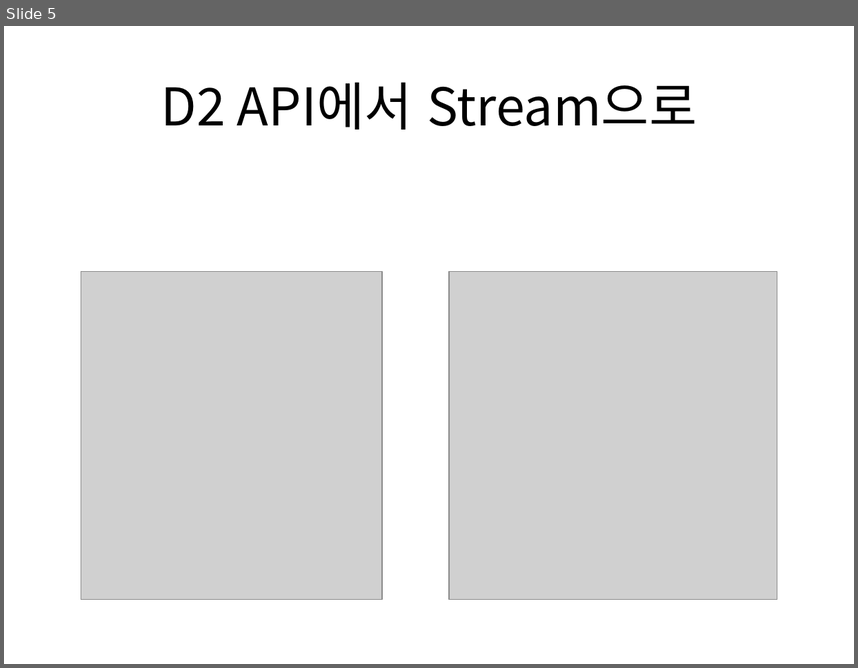
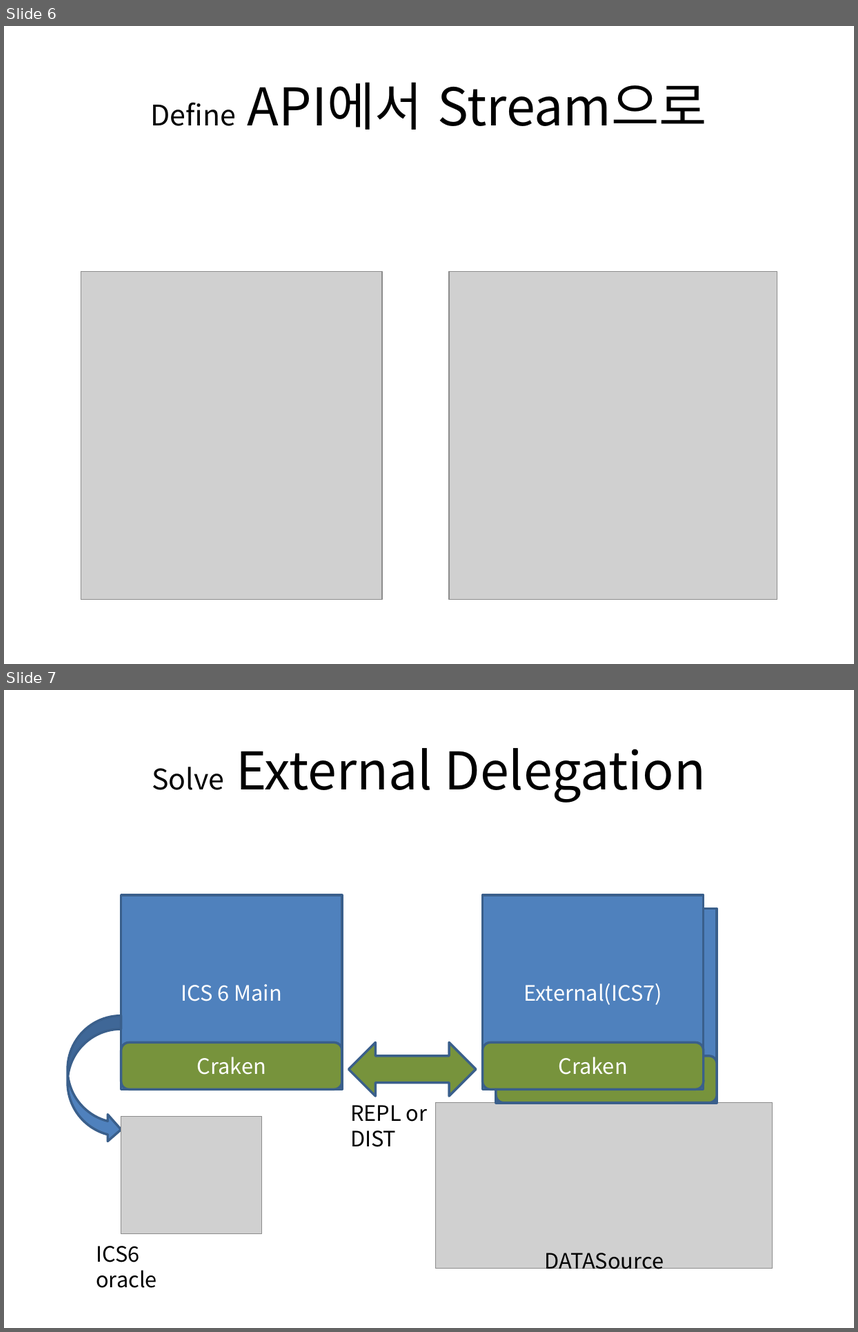
Before and after one commit to bleujin/external, a slide deck: resource/docs/first.pptx. Shown one above the other, each under a label of ours: slide 5 before the commit, slides 6 and 7 after it. The pictures are 858x668 and 858x1332 pixels, drawn with LibreOffice and Linux fonts; fonts in the diff are those of the drawing; grey boxes stand for pictures. Boxes give left, top, right and bottom in pixels: in the first picture for what was removed or moved away, otherwise in the second. Text is boxed around its words. In the diff, an @@ line names an element or a change of style, - is before the commit and + after.

```diff
--- a/resource/docs/first.pptx
+++ b/resource/docs/first.pptx
@@ slide 7 added at [4,690,854,1328], background #FFFFFF @@
@@ title added at [152,748,706,802], 44 pt, text #000000 @@
+Solve External Delegation
@@ rectangle added at [121,895,342,1089], fill #4F81BD, outline #3A5F8C 2 pt, 18 pt, text #FFFFFF @@
+ICS 6 Main
@@ rectangle added at [483,895,704,1089], fill #4F81BD, outline #3A5F8C 2 pt, 18 pt, text #FFFFFF @@
+External(ICS7)
@@ rectangle added at [496,909,717,1103], fill #4F81BD, outline #3A5F8C 2 pt, 18 pt, text #FFFFFF @@
+External(ICS7)
@@ curved right arrow added at [67,1016,121,1143], fill #4F81BD, outline #3A5F8C 2 pt @@
@@ rounded rectangle added at [121,1042,342,1089], fill #77933C, outline #3A5F8C 2 pt, 18 pt, text #FFFFFF @@
+Craken
@@ left right arrow added at [349,1042,477,1096], fill #77933C, outline #3A5F8C 2 pt @@
@@ rounded rectangle added at [483,1042,704,1089], fill #77933C, outline #3A5F8C 2 pt, 18 pt, text #FFFFFF @@
+Craken
@@ rounded rectangle added at [496,1056,717,1103], fill #77933C, outline #3A5F8C 2 pt, 18 pt, text #FFFFFF @@
+Craken
@@ picture added at [436,1103,773,1268] @@
@@ picture added at [121,1116,261,1233] @@
@@ text added at [350,1105,428,1147], 18 pt, text #000000 @@
+REPL or DIST
@@ text added at [96,1245,157,1288], 18 pt, text #000000 @@
+ICS6 oracle
@@ text added at [544,1252,664,1274], 18 pt, text #000000 @@
+DATASource
@@ what was slide 5 is now slide 6 @@
@@ slide 6 changed as well @@
@@ title at [151,82,707,129]: text changed @@
-D2 API에서 Stream으로
+Define API에서 Stream으로
```
Also in this commit, not shown: 3 other slides changed, 4 other slides added, 4 slides removed, 4 other files.
